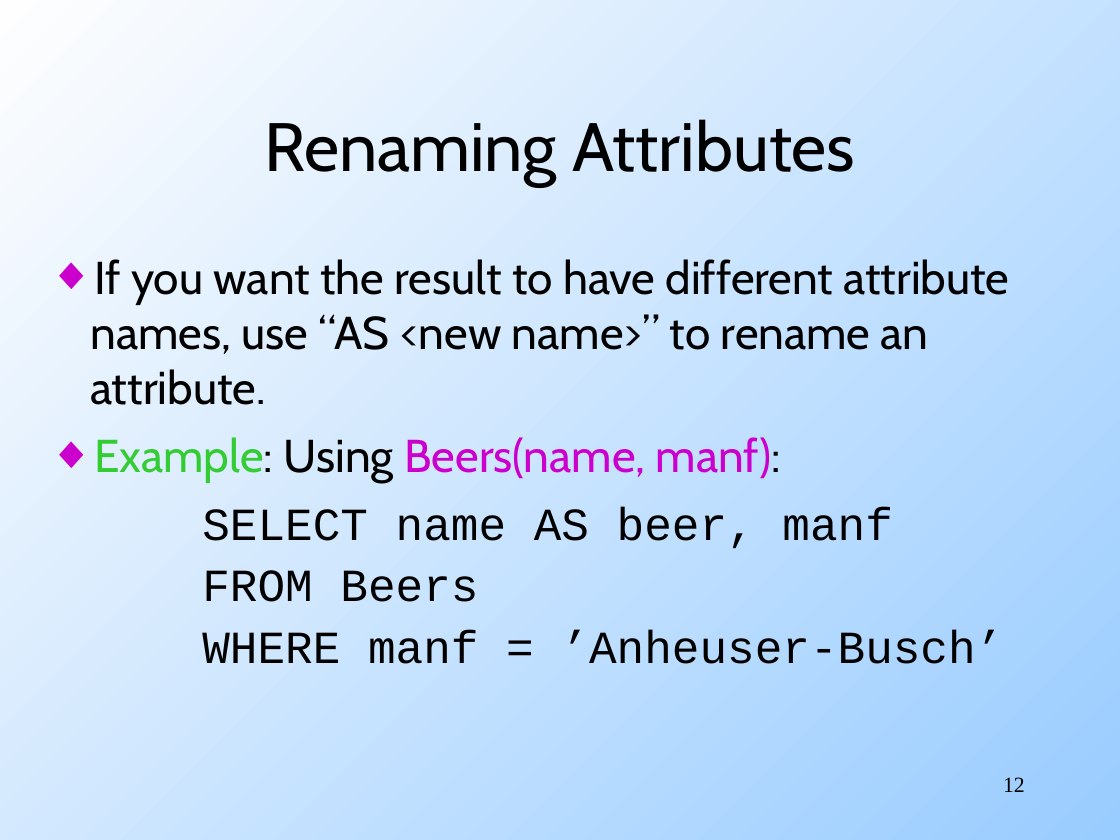
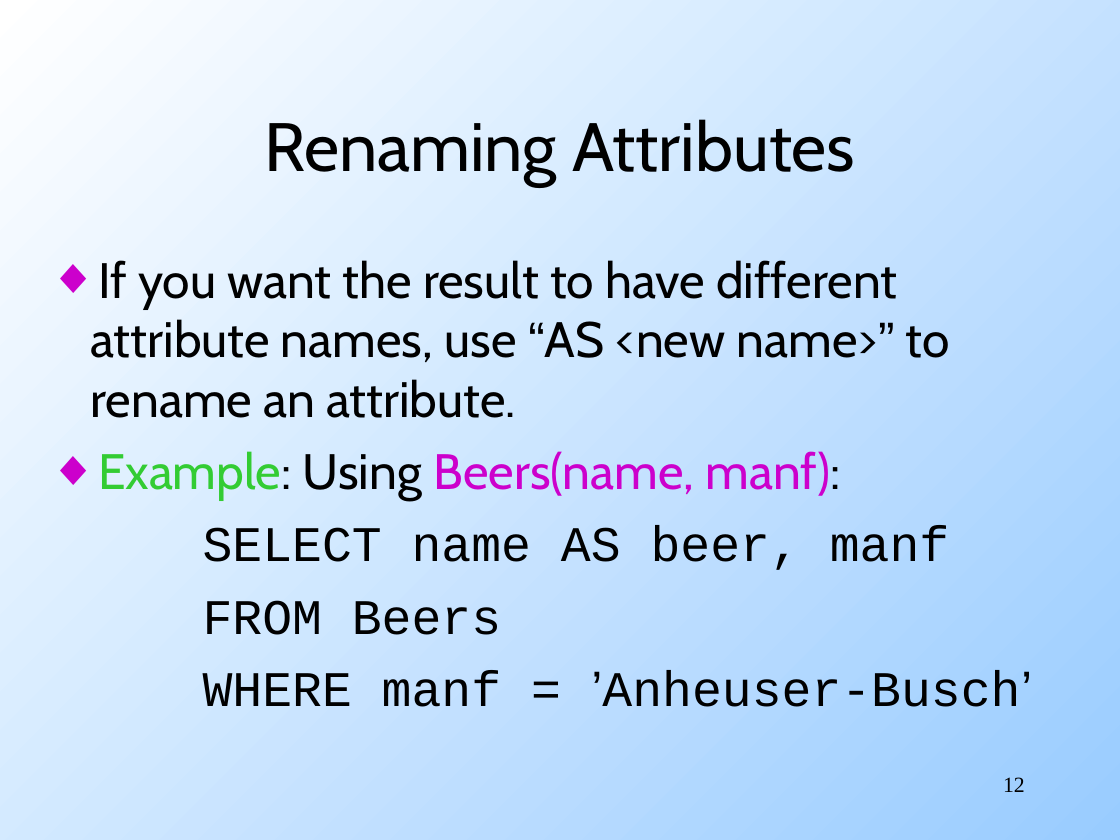
Before and after one commit to mohankgaddam/eas503ubcourse, a slide deck: slide 12 of _downloads/SQL.ppt. Drawn at 1120x840 pixels with LibreOffice and Linux fonts; fonts in the diff are those of the drawing. Boxes give left, top, right and bottom in pixels: in the first picture for what was removed or moved away, otherwise in the second. Text is boxed around its words. In the diff, an @@ line names an element or a change of style, - is before the commit and + after.

```diff
--- a/_downloads/SQL.ppt
+++ b/_downloads/SQL.ppt
@@ background gradient #99CCFF to #FEFEFE to gradient #99CCFF to #FFFFFF @@
@@ text "If you want the result ..." at [91, 260, 1032, 707]: size 29.6 to 32 pt; font Cabin to Arial in "“AS name>”"; font Courier New to Arial in "’Anheuser-Busch’"; line spacing 0.9 to 1 @@
```
Also in this commit, not shown: 60 other slides changed, 48 slides added.
